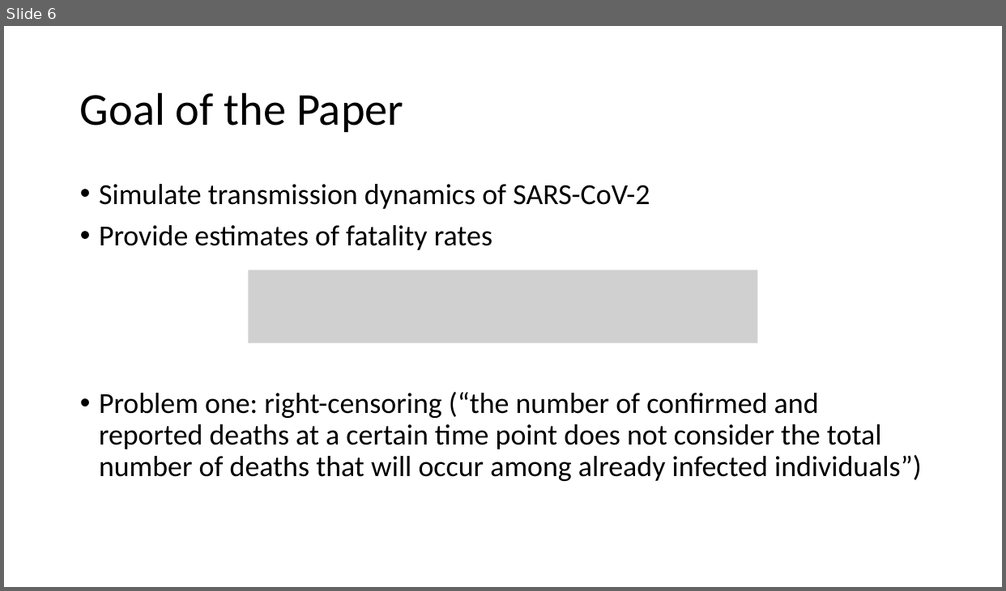
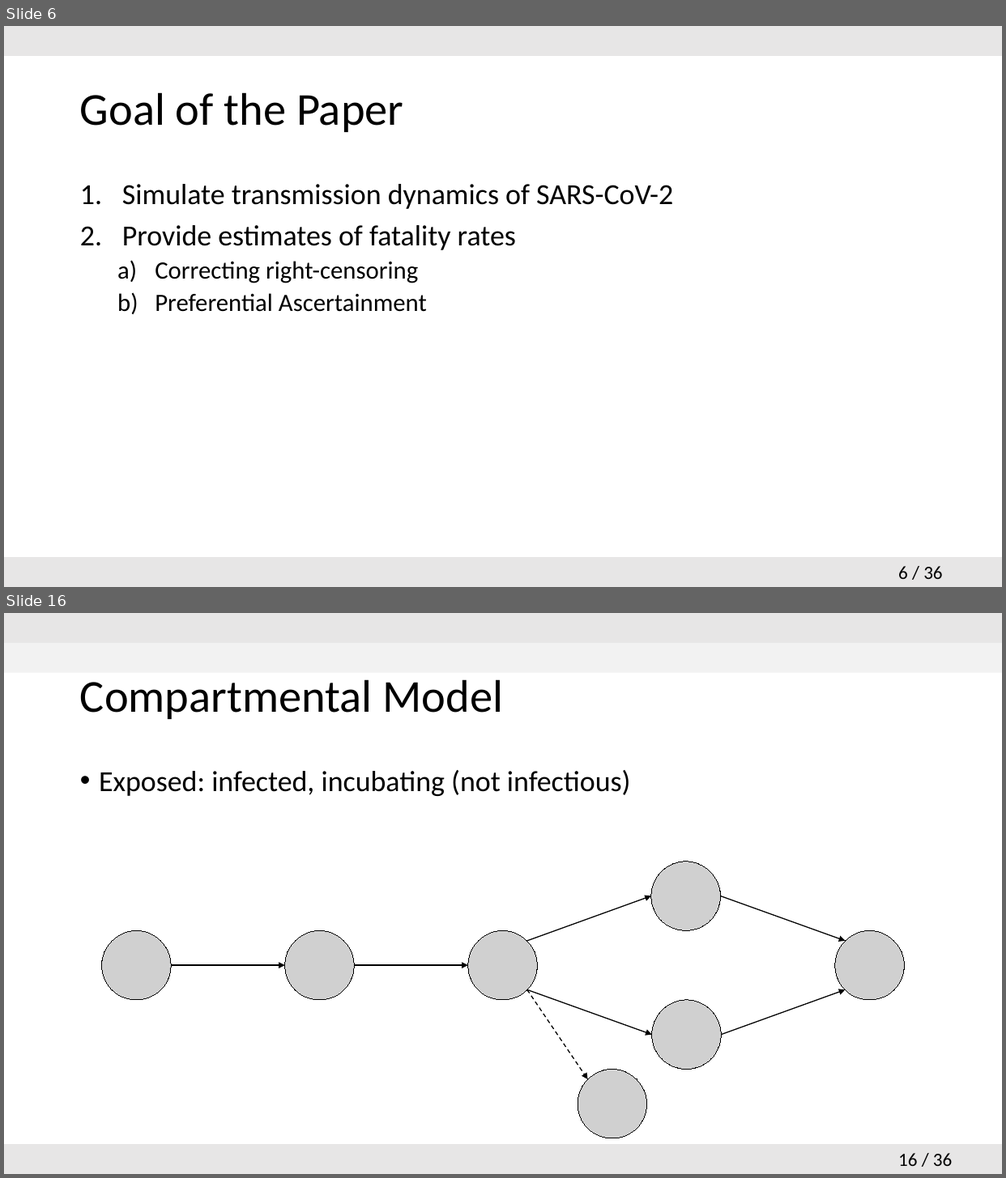
Before and after one commit to hsinyuku/Probablistic-modelling-, a slide deck: 2020-06-04_Presentation.pptx. Shown one above the other, each under a label of ours: slide 6 before the commit, slides 6 and 16 after it; the slides between them are not shown. The pictures are 1006x591 and 1006x1178 pixels, drawn with LibreOffice and Linux fonts; fonts in the diff are those of the drawing; grey boxes stand for pictures; background and template pictures are left out. Boxes give left, top, right and bottom in pixels: in the first picture for what was removed or moved away, otherwise in the second. Text is boxed around its words. In the diff, an @@ line names an element or a change of style, - is before the commit and + after.

Commit message:
uploading correct version of presentation

```diff
--- a/2020-06-04_Presentation.pptx
+++ b/2020-06-04_Presentation.pptx
@@ slide 16 added at <box>4,613,1002,1174</box>, background #FFFFFF; not listed: 3 template elements that a slide beside it also shows @@
@@ rectangle added at <box>4,643,1002,673</box>, fill #F2F2F2 @@
@@ title added at <box>80,679,503,719</box>, 44 pt, text #000000 @@
+Compartmental Model
@@ text added at <box>99,770,631,796</box>, 28 pt, text #000000 @@
+• Exposed: infected, incubating (not infectious)
@@ picture added at <box>651,862,721,931</box> @@
@@ arrow added from (527, 941) to (651, 896), #000000 1 pt @@
@@ arrow added from (720, 896) to (846, 941), #000000 1 pt @@
@@ picture added at <box>102,931,172,1001</box> @@
@@ picture added at <box>285,931,355,1001</box> @@
@@ picture added at <box>468,931,538,1001</box> @@
@@ picture added at <box>835,931,905,1001</box> @@
@@ arrow added from (171, 965) to (285, 965), #000000 1 pt @@
@@ arrow added from (355, 965) to (468, 965), #000000 1 pt @@
@@ arrow added from (527, 990) to (652, 1034), #000000 1 pt @@
@@ arrow added from (527, 990) to (588, 1080), #000000 1 pt dashed @@
@@ picture added at <box>652,1000,722,1070</box> @@
@@ arrow added from (721, 1034) to (846, 990), #000000 1 pt @@
@@ picture added at <box>577,1070,647,1139</box> @@
@@ slide 6 changed as well @@
@@ rectangle added at <box>4,26,1002,56</box>, fill #E7E6E6 @@
@@ text at <box>122,184,673,250</box>: bullet • to 1. @@
@@ text at <box>155,261,427,312</box>: text changed; size 28 to 24 pt @@
-• Problem one: right-censoring (“the number of confirmed and reported deaths at a certain time point does not consider the total number of deaths that will occur among already infected individuals”)
+  a) Correcting right-censoring
+  b) Preferential Ascertainment
@@ picture removed at <box>248,270,758,344</box> @@
@@ rectangle added at <box>4,557,1002,587</box>, fill #E7E6E6 @@
@@ page number added at <box>898,566,942,579</box>, 18 pt, text #000000 @@
+6 / 36
```
Also in this commit, not shown: 4 other slides changed, 30 other slides added, 4 slides removed.
